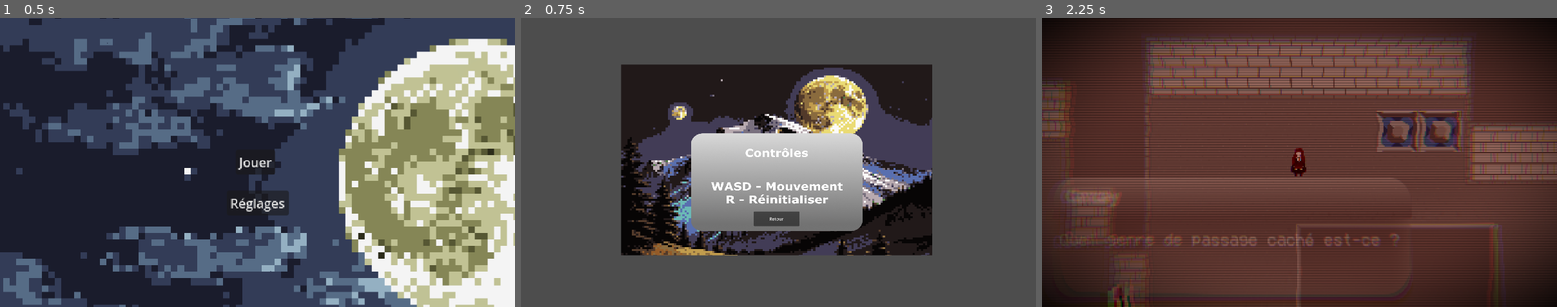
Above: before the commit, frames 1-3 (left to right).
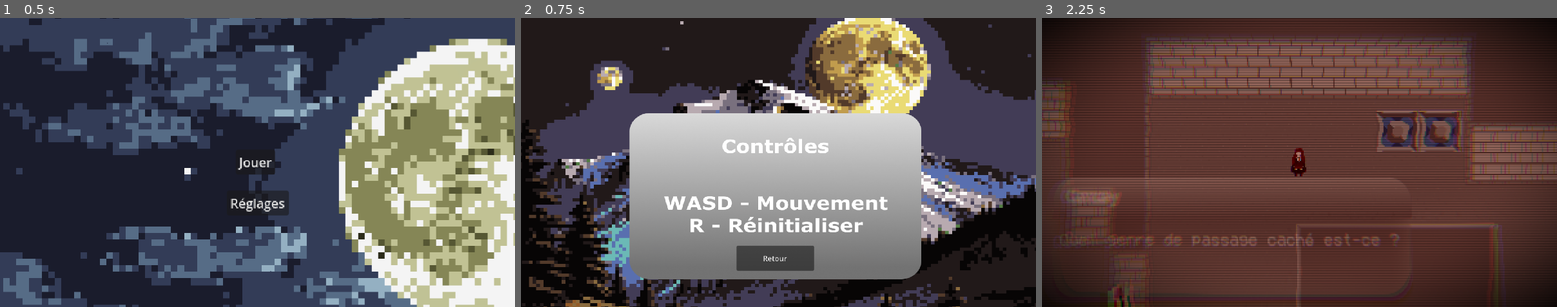
Above: after the commit, the same moments.

Repository: LishunSLD/interactivite-ludique-tp2
Game: Godot game, scene res://scenes/node_2d.tscn
Two runs of this game, one before a commit and one after it. Both use one fixed random seed, a clock stepped at 60 frames per second and the inputs below.
Inputs:
- Up to frame 1 (0.5 s): no input
- Up to frame 2 (0.75 s): click "Réglages" at 0.5 s
- Up to frame 3 (2.25 s): click "Retour" at 1.25 s; click "Jouer" at 2 s

Frame 1 is identical in both runs. In frame 2, 74% of the frame differs, in the area x 0-100%, y 0-100%; in frame 3, nothing differs.

Commit message:
Settings Menu Zoom Fix

Diff:
--- a/projet/scenes/reglages.tscn
+++ b/projet/scenes/reglages.tscn
@@ -9,6 +9,9 @@
 offset_right = 40.0
 offset_bottom = 40.0
 script = ExtResource("1_5vpvs")
+
+[node name="Camera2D" type="Camera2D" parent="."]
+zoom = Vector2(1.7, 1.7)
 
 [node name="TextureRect" type="TextureRect" parent="."]
 show_behind_parent = true
@@ -28,6 +31,4 @@
 offset_bottom = 238.0
 text = "Retour"
 
-[node name="Camera2D" type="Camera2D" parent="."]
-
 [connection signal="pressed" from="Jouer" to="." method="_on_jouer_pressed"]
Not shown, changed: docs/index.pck
